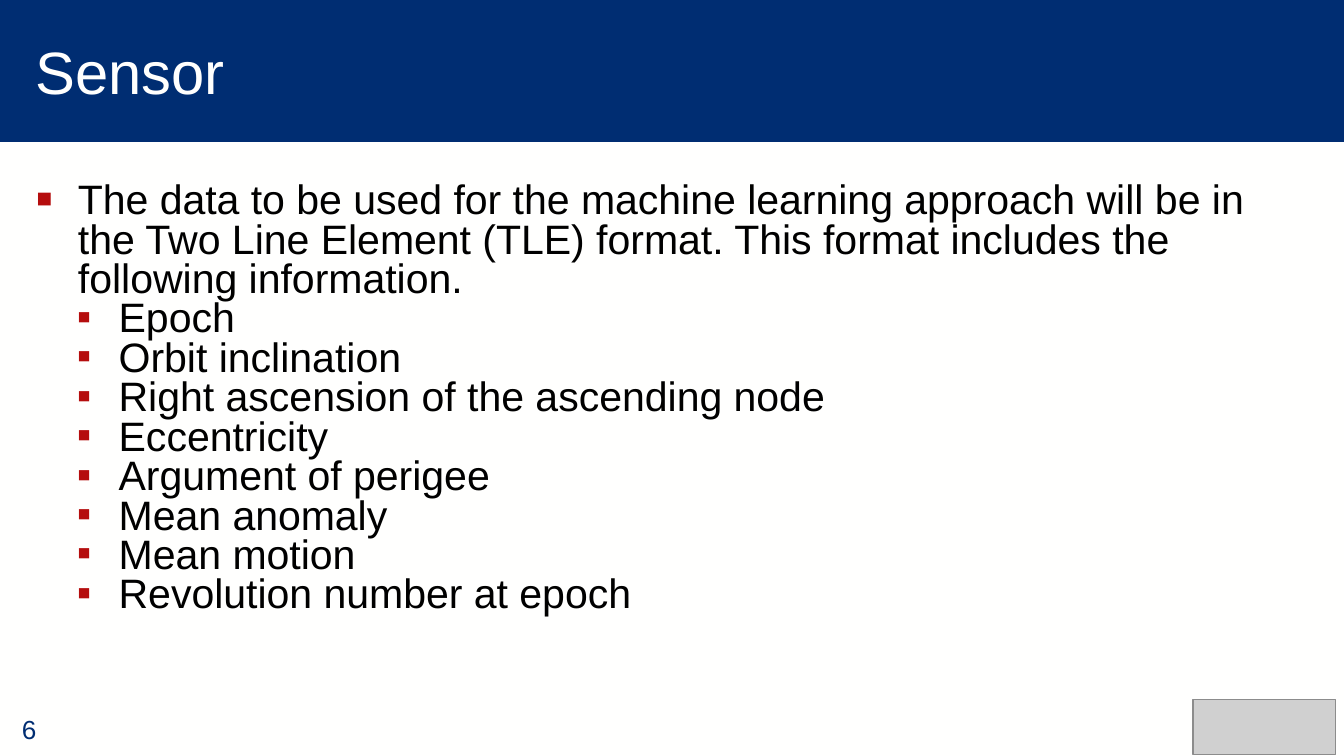
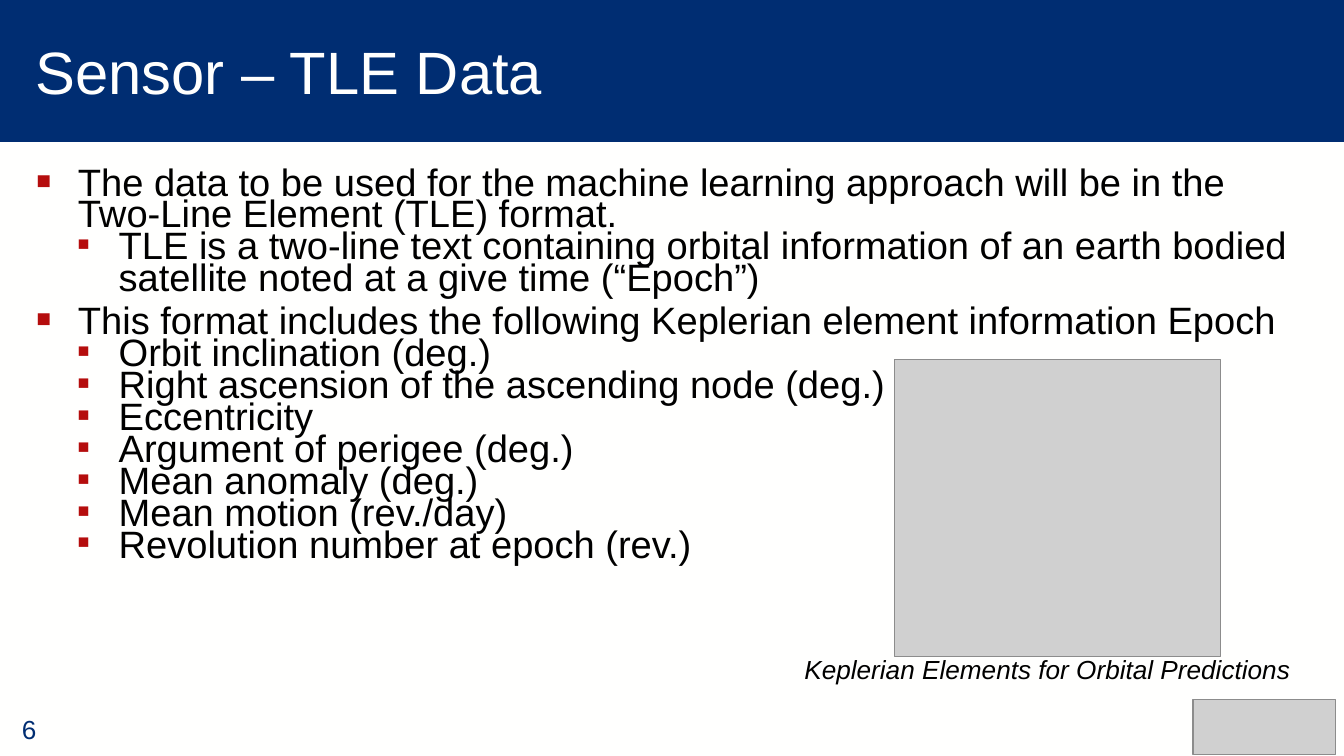
Before and after one commit to alec-briley/ML_SatelliteTracking, a slide deck: slide 6 of Final Project.pptx. Drawn at 1344x756 pixels with LibreOffice and Linux fonts; fonts in the diff are those of the drawing; grey boxes stand for pictures. Boxes give left, top, right and bottom in pixels: in the first picture for what was removed or moved away, otherwise in the second. Text is boxed around its words. In the diff, an @@ line names an element or a change of style, - is before the commit and + after.

Commit message:
Add files via upload
Added content to existing slides. Made font red for items we still need to work.

```diff
--- a/Final Project.pptx
+++ b/Final Project.pptx
@@ title at <box>35,52,542,95</box>: text changed @@
-Sensor
+Sensor – TLE Data
@@ text "The data to be used ...": place and size @@
-text "The data to be used ..." at <box>78,184,1244,617</box>
+text "The data to be used ..." at <box>78,168,1286,566</box>
@@ text at <box>78,168,1286,406</box>: text changed; size 22 to 20.4 pt @@
-▪ The data to be used for the machine learning approach will be in the Two Line Element (TLE) format. This format includes the following information.
-  ▪ Epoch
-  ▪ Orbit inclination
-  ▪ Right ascension of the ascending node
+▪ The data to be used for the machine learning approach will be in the Two-Line Element (TLE) format.
+  ▪ TLE is a two-line text containing orbital information of an earth bodied satellite noted at a give time (“Epoch”)
+▪ This format includes the following Keplerian element information Epoch
+  ▪ Orbit inclination (deg.)
+  ▪ Right ascension of the ascending node (deg.)
@@ picture added at <box>895,359,1220,656</box> @@
@@ text at <box>119,400,314,438</box>: size 22 to 20.4 pt in "Eccentricity"; line spacing 0.8 to 0.7 @@
@@ text at <box>119,432,691,566</box>: text changed; size 22 to 20.4 pt @@
-  ▪ Argument of perigee
-  ▪ Mean anomaly
-  ▪ Mean motion
-  ▪ Revolution number at epoch
+  ▪ Argument of perigee (deg.)
+  ▪ Mean anomaly (deg.)
+  ▪ Mean motion (rev./day)
+  ▪ Revolution number at epoch (rev.)
@@ text added at <box>804,660,1289,685</box>, 14 pt, text #000000, italic @@
+Keplerian Elements for Orbital Predictions
```
Also in this commit, not shown: 9 other slides changed, 4 slides added, 1 slide removed.
